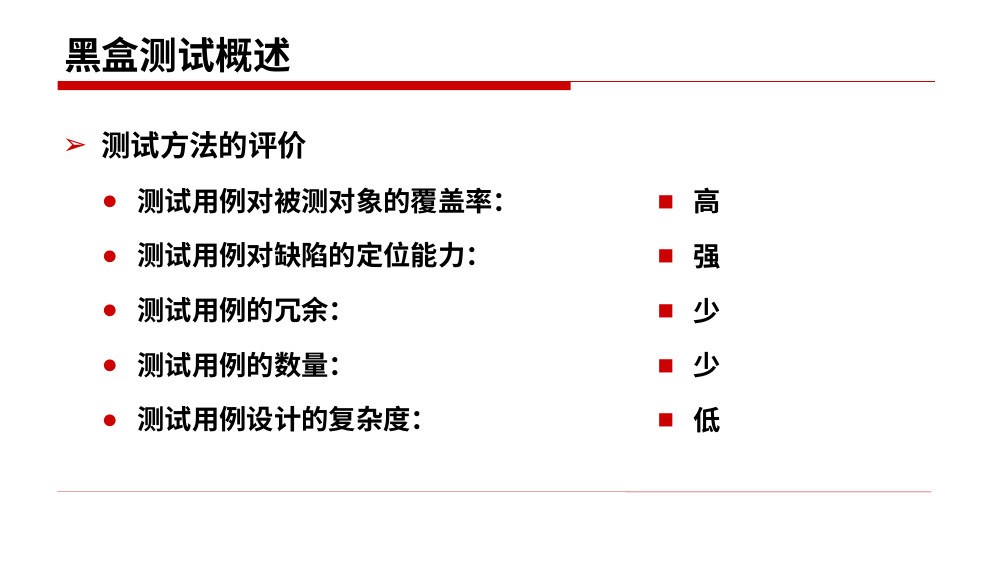
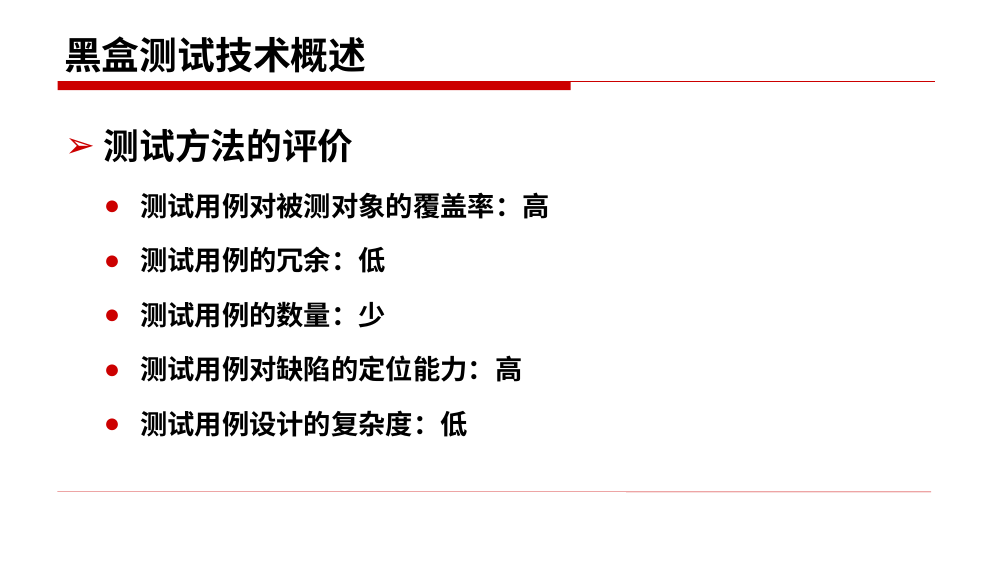
Before and after one commit to edu2act/course-foundation-software-tesing, a slide deck: slide 7 of materials/slides/3.1.pptx (slide 5 before the commit). Drawn at 1008x567 pixels with LibreOffice and Linux fonts; fonts in the diff are those of the drawing. Boxes give left, top, right and bottom in pixels: in the first picture for what was removed or moved away, otherwise in the second. Text is boxed around its words. In the diff, an @@ line names an element or a change of style, - is before the commit and + after.

```diff
--- a/materials/slides/3.1.pptx
+++ b/materials/slides/3.1.pptx
@@ title at box(64, 36, 366, 73): text changed @@
-黑盒测试概述
+黑盒测试技术概述
@@ text at box(104, 128, 354, 163): size 28 to 34 pt in "测试方法的评价"; alignment left to justified; more space between paragraphs @@
@@ text at box(140, 192, 550, 437): text changed @@
-  ● 测试用例对被测对象的覆盖率：
-  ● 测试用例对缺陷的定位能力：
-  ● 测试用例的冗余：
-  ● 测试用例的数量：
-  ● 测试用例设计的复杂度：
+  ● 测试用例对被测对象的覆盖率：高
+  ● 测试用例的冗余：低
+  ● 测试用例的数量：少
+  ● 测试用例对缺陷的定位能力：高
+  ● 测试用例设计的复杂度：低
@@ text removed at box(694, 187, 721, 433) @@
-  ■ 高
-  ■ 强
-  ■ 少
-  ■ 少
-  ■ 低
```
Also in this commit, not shown: 24 other slides changed, 5 slides added, 6 slides removed, 36 other files.
